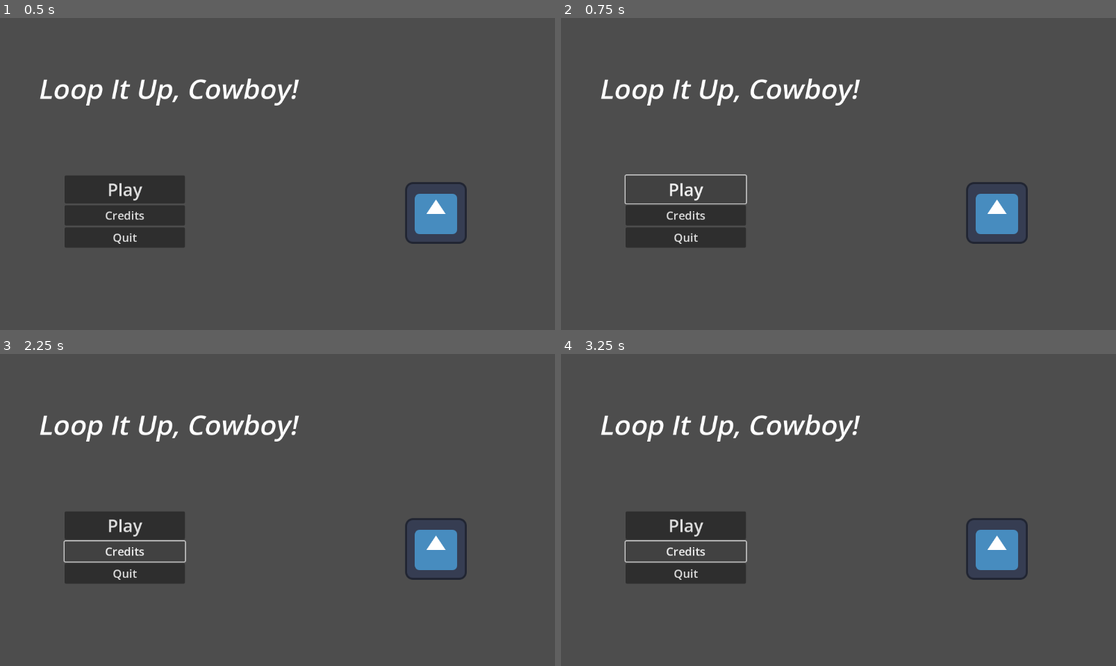
Above: before the commit, frames 1-4 (two rows, left to right).
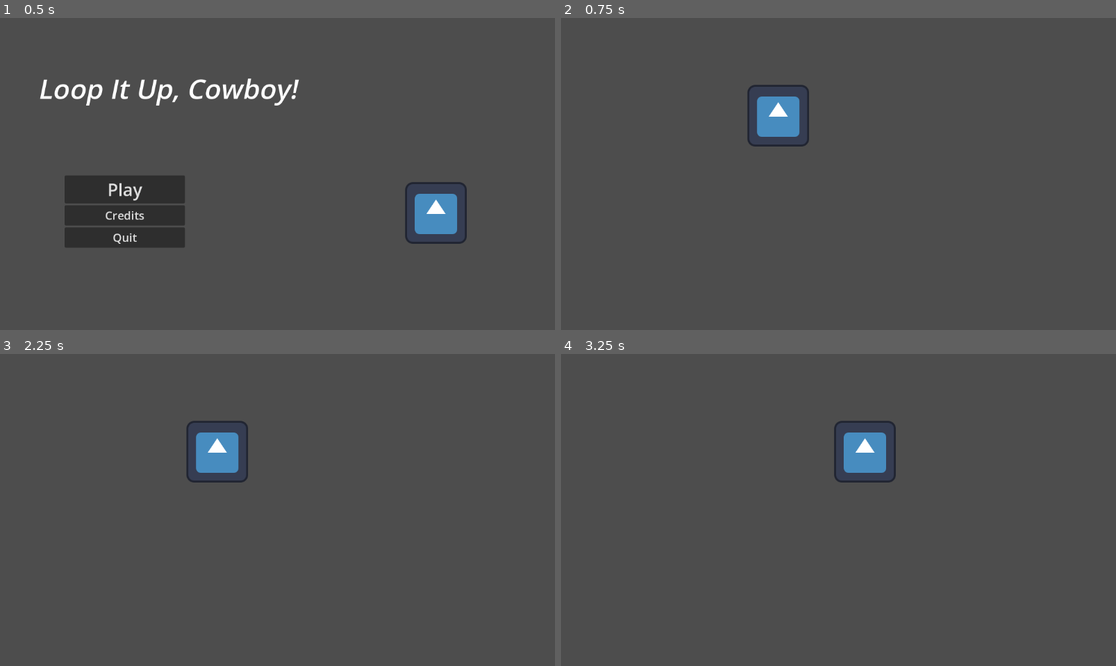
Above: after the commit, the same moments.

Repository: thearst3rd/gmtk-2025
Game: Godot game, scene res://src/menu/main_menu.tscn
Same seed, same stepped clock (60 frames per second), same inputs: the game is played once before the commit and once after it. The engine's default icon, where the game draws it, is replaced by a stand-in: a white triangle on a blue panel in a dark square.
Inputs (mouse positions are in pixels of both pictures, inside the frame that each line leads up to):
- Up to frame 1 (0.5 s): no input
- Up to frame 2 (0.75 s): click "Play" at 0.5 s
- Up to frame 3 (2.25 s): click (122, 525) at 1.25 s, where only the run before the commit has a clickable "Play"; click (122, 550) at 2 s, where only the run before the commit has a clickable "Credits"
- Up to frame 4 (3.25 s): hold D (move_right, bound only after the commit) from 2.78 s (still down)

Frame 1 is identical in both runs. In frame 2, 6.6% of the frame differs, in the area x 7-85%, y 19-74%; in frame 3, 7.2%; in frame 4, 7.2%.

Commit message:
Create arena scene with basic player and pause menu

Diff:
--- a/project.godot
+++ b/project.godot
@@ -19,6 +19,39 @@
 
 Global="*res://src/scripts/global.gd"
 
+[input]
+
+move_left={
+"deadzone": 0.2,
+"events": [Object(InputEventKey,"resource_local_to_scene":false,"resource_name":"","device":-1,"window_id":0,"alt_pressed":false,"shift_pressed":false,"ctrl_pressed":false,"meta_pressed":false,"pressed":false,"keycode":0,"physical_keycode":65,"key_label":0,"unicode":97,"location":0,"echo":false,"script":null)
+]
+}
+move_right={
+"deadzone": 0.2,
+"events": [Object(InputEventKey,"resource_local_to_scene":false,"resource_name":"","device":-1,"window_id":0,"alt_pressed":false,"shift_pressed":false,"ctrl_pressed":false,"meta_pressed":false,"pressed":false,"keycode":0,"physical_keycode":68,"key_label":0,"unicode":100,"location":0,"echo":false,"script":null)
+]
+}
+move_up={
+"deadzone": 0.2,
+"events": [Object(InputEventKey,"resource_local_to_scene":false,"resource_name":"","device":-1,"window_id":0,"alt_pressed":false,"shift_pressed":false,"ctrl_pressed":false,"meta_pressed":false,"pressed":false,"keycode":0,"physical_keycode":87,"key_label":0,"unicode":119,"location":0,"echo":false,"script":null)
+]
+}
+move_down={
+"deadzone": 0.2,
+"events": [Object(InputEventKey,"resource_local_to_scene":false,"resource_name":"","device":-1,"window_id":0,"alt_pressed":false,"shift_pressed":false,"ctrl_pressed":false,"meta_pressed":false,"pressed":false,"keycode":0,"physical_keycode":83,"key_label":0,"unicode":115,"location":0,"echo":false,"script":null)
+]
+}
+shoot={
+"deadzone": 0.2,
+"events": [Object(InputEventMouseButton,"resource_local_to_scene":false,"resource_name":"","device":-1,"window_id":0,"alt_pressed":false,"shift_pressed":false,"ctrl_pressed":false,"meta_pressed":false,"button_mask":0,"position":Vector2(0, 0),"global_position":Vector2(0, 0),"factor":1.0,"button_index":1,"canceled":false,"pressed":false,"double_click":false,"script":null)
+]
+}
+pause={
+"deadzone": 0.2,
+"events": [Object(InputEventKey,"resource_local_to_scene":false,"resource_name":"","device":-1,"window_id":0,"alt_pressed":false,"shift_pressed":false,"ctrl_pressed":false,"meta_pressed":false,"pressed":false,"keycode":4194305,"physical_keycode":0,"key_label":0,"unicode":0,"location":0,"echo":false,"script":null)
+]
+}
+
 [rendering]
 
 renderer/rendering_method="gl_compatibility"
--- /dev/null
+++ b/src/game/arena.tscn
@@ -0,0 +1,14 @@
+[gd_scene load_steps=3 format=3 uid="uid://b0rybmr68nlu2"]
+
+[ext_resource type="PackedScene" uid="uid://fhqqde4xxf6l" path="res://src/game/player.tscn" id="1_p3gke"]
+[ext_resource type="PackedScene" uid="uid://dvr4gp8bis72j" path="res://src/menu/pause_menu.tscn" id="2_fpc82"]
+
+[node name="Arena" type="Node2D"]
+
+[node name="Player" parent="." instance=ExtResource("1_p3gke")]
+position = Vector2(451, 203)
+
+[node name="CanvasLayer" type="CanvasLayer" parent="."]
+
+[node name="PauseMenu" parent="CanvasLayer" instance=ExtResource("2_fpc82")]
+visible = false
--- /dev/null
+++ b/src/game/player.gd
@@ -0,0 +1,10 @@
+extends CharacterBody2D
+
+
+const SPEED := 400.0
+
+
+func _process(_delta: float) -> void:
+	var direction := Input.get_vector(&"move_left", &"move_right", &"move_up", &"move_down")
+	velocity = direction * SPEED
+	move_and_slide()
--- /dev/null
+++ b/src/game/player.tscn
@@ -0,0 +1,16 @@
+[gd_scene load_steps=4 format=3 uid="uid://fhqqde4xxf6l"]
+
+[ext_resource type="Script" uid="uid://bqway3p6o2xve" path="res://src/game/player.gd" id="1_7dijx"]
+[ext_resource type="Texture2D" uid="uid://c0bv77yp8nqig" path="res://icon.svg" id="1_amex0"]
+
+[sub_resource type="CircleShape2D" id="CircleShape2D_amex0"]
+radius = 60.0
+
+[node name="Player" type="CharacterBody2D"]
+script = ExtResource("1_7dijx")
+
+[node name="Sprite" type="Sprite2D" parent="."]
+texture = ExtResource("1_amex0")
+
+[node name="CollisionShape2D" type="CollisionShape2D" parent="."]
+shape = SubResource("CircleShape2D_amex0")
--- a/src/menu/main_menu.gd
+++ b/src/menu/main_menu.gd
@@ -10,7 +10,7 @@
 
 
 func _on_play_button_pressed() -> void:
-	pass # Replace with function body.
+	get_tree().change_scene_to_file("res://src/game/arena.tscn")
 
 
 func _on_credits_button_pressed() -> void:
--- /dev/null
+++ b/src/menu/pause_menu.gd
@@ -0,0 +1,25 @@
+extends ColorRect
+
+
+func _input(event: InputEvent) -> void:
+	if event.is_action_pressed(&"pause"):
+		if visible:
+			unpause()
+		else:
+			pause()
+		get_viewport().set_input_as_handled()
+
+
+func pause():
+	get_tree().paused = true
+	show()
+
+
+func unpause():
+	get_tree().paused = false
+	hide()
+
+
+func quit():
+	get_tree().paused = false
+	get_tree().change_scene_to_file("res://src/menu/main_menu.tscn")
--- /dev/null
+++ b/src/menu/pause_menu.tscn
@@ -0,0 +1,45 @@
+[gd_scene load_steps=2 format=3 uid="uid://dvr4gp8bis72j"]
+
+[ext_resource type="Script" uid="uid://fjwvlfx1q1m0" path="res://src/menu/pause_menu.gd" id="1_ld5fl"]
+
+[node name="PauseMenu" type="ColorRect"]
+process_mode = 3
+anchors_preset = 15
+anchor_right = 1.0
+anchor_bottom = 1.0
+grow_horizontal = 2
+grow_vertical = 2
+color = Color(0, 0, 0, 0.392157)
+script = ExtResource("1_ld5fl")
+
+[node name="RichTextLabel" type="RichTextLabel" parent="."]
+layout_mode = 0
+offset_left = 145.0
+offset_top = 108.0
+offset_right = 395.0
+offset_bottom = 180.0
+bbcode_enabled = true
+text = "[font_size=52][i]Paused[/i][/font_size]"
+fit_content = true
+scroll_active = false
+
+[node name="Buttons" type="VBoxContainer" parent="."]
+custom_minimum_size = Vector2(250, 0)
+layout_mode = 0
+offset_left = 134.0
+offset_top = 362.0
+offset_right = 384.0
+offset_bottom = 461.0
+
+[node name="ResumeButton" type="Button" parent="Buttons"]
+layout_mode = 2
+theme_override_font_sizes/font_size = 32
+text = "Resume"
+
+[node name="QuitButton" type="Button" parent="Buttons"]
+layout_mode = 2
+theme_override_font_sizes/font_size = 24
+text = "Quit to Menu"
+
+[connection signal="pressed" from="Buttons/ResumeButton" to="." method="unpause"]
+[connection signal="pressed" from="Buttons/QuitButton" to="." method="quit"]
Not shown, added: src/game/player.gd.uid
Not shown, added: src/menu/pause_menu.gd.uid
